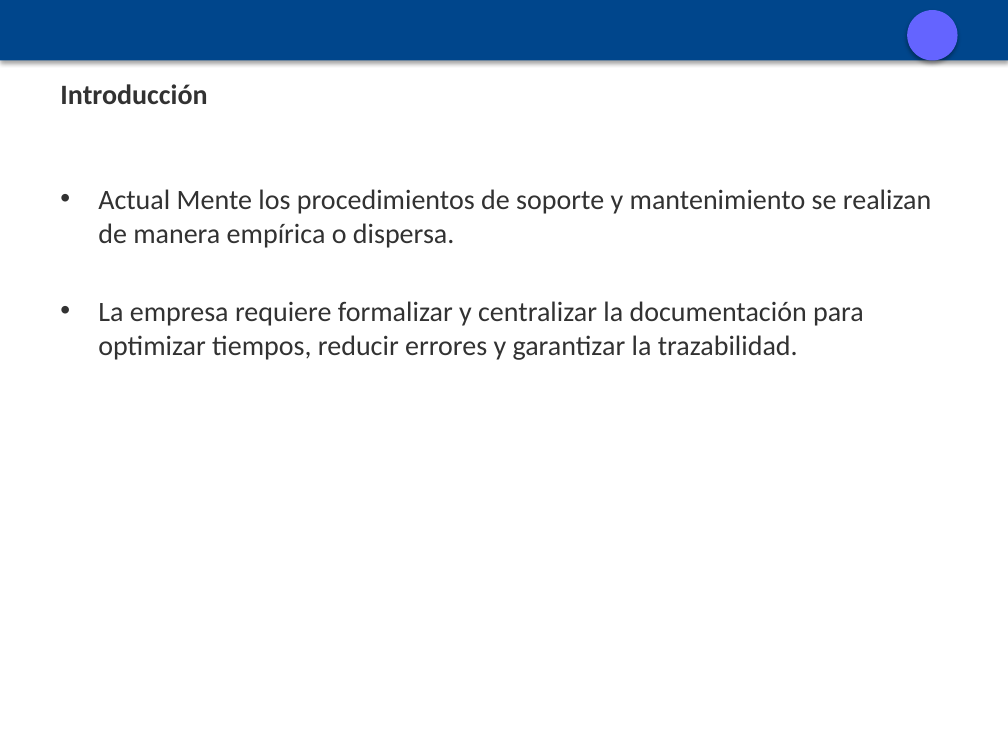
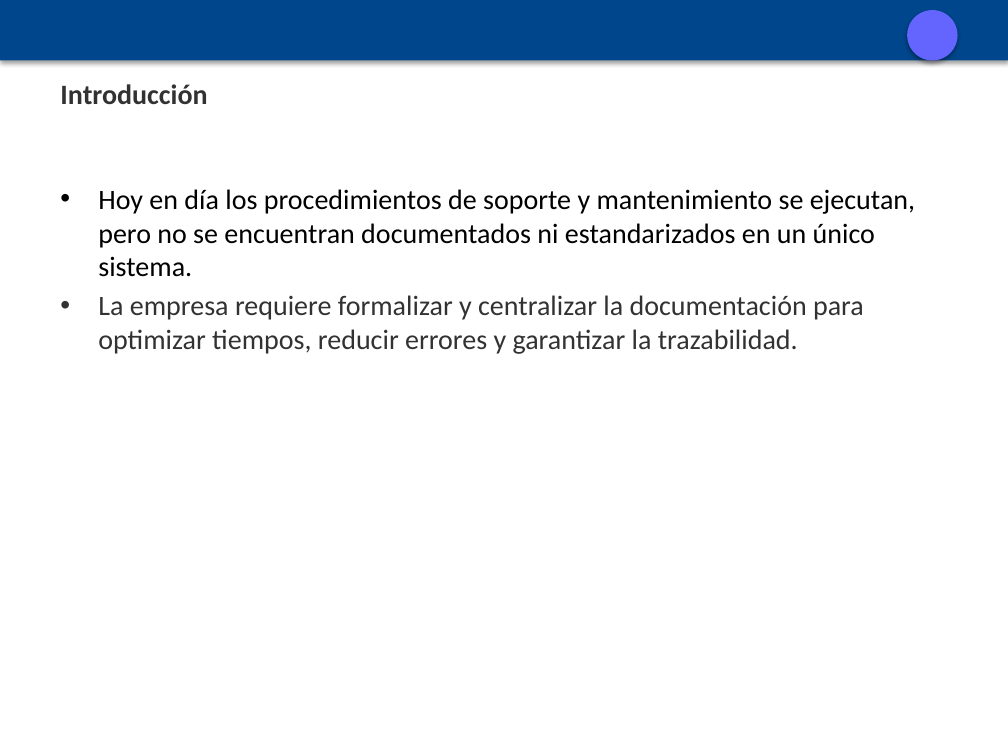
Before and after one commit to And1119/ProyectoMejora, a slide deck: slide 2 of propuesta/Presentacion_PlanMejora_TI_Empresa.pptx. Drawn at 1008x756 pixels with LibreOffice and Linux fonts; fonts in the diff are those of the drawing. Boxes give left, top, right and bottom in pixels: in the first picture for what was removed or moved away, otherwise in the second. Text is boxed around its words. In the diff, an @@ line names an element or a change of style, - is before the commit and + after.

Commit message:
Actualizo presentación de plan de mejora

```diff
--- a/propuesta/Presentacion_PlanMejora_TI_Empresa.pptx
+++ b/propuesta/Presentacion_PlanMejora_TI_Empresa.pptx
@@ text at <box>98,189,915,277</box>: text changed; text colour #323232 to #000000 @@
-• Actual Mente los procedimientos de soporte y mantenimiento se realizan de manera empírica o dispersa.
+• Hoy en día los procedimientos de soporte y mantenimiento se ejecutan, pero no se encuentran documentados ni estandarizados en un único sistema.
```
